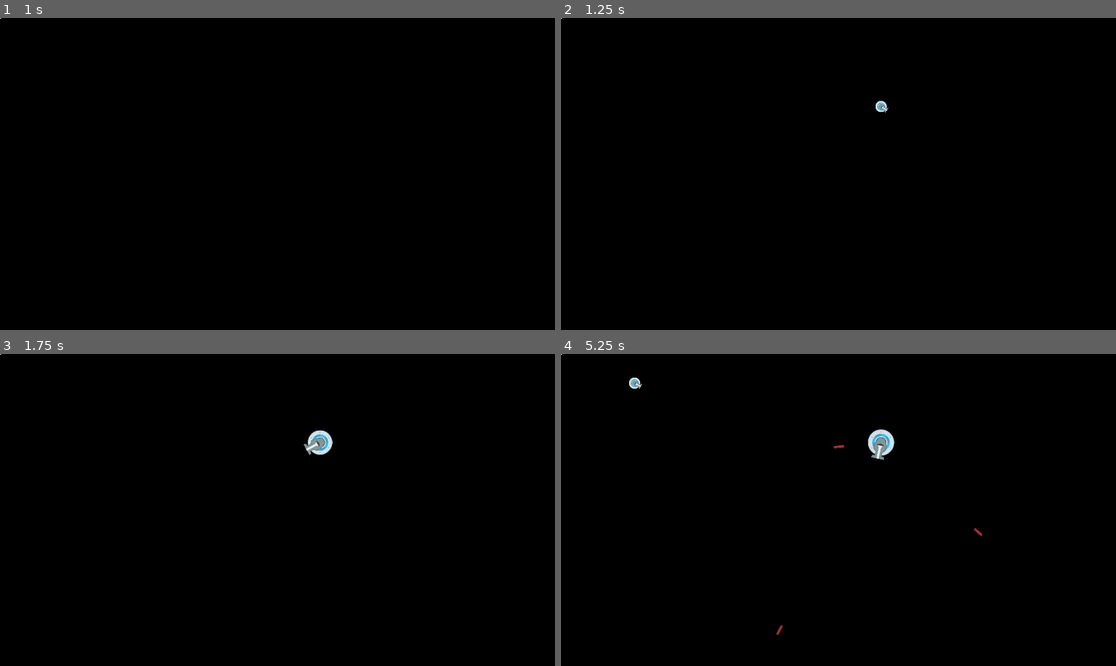
Above: before the commit, frames 1-4 (two rows, left to right).
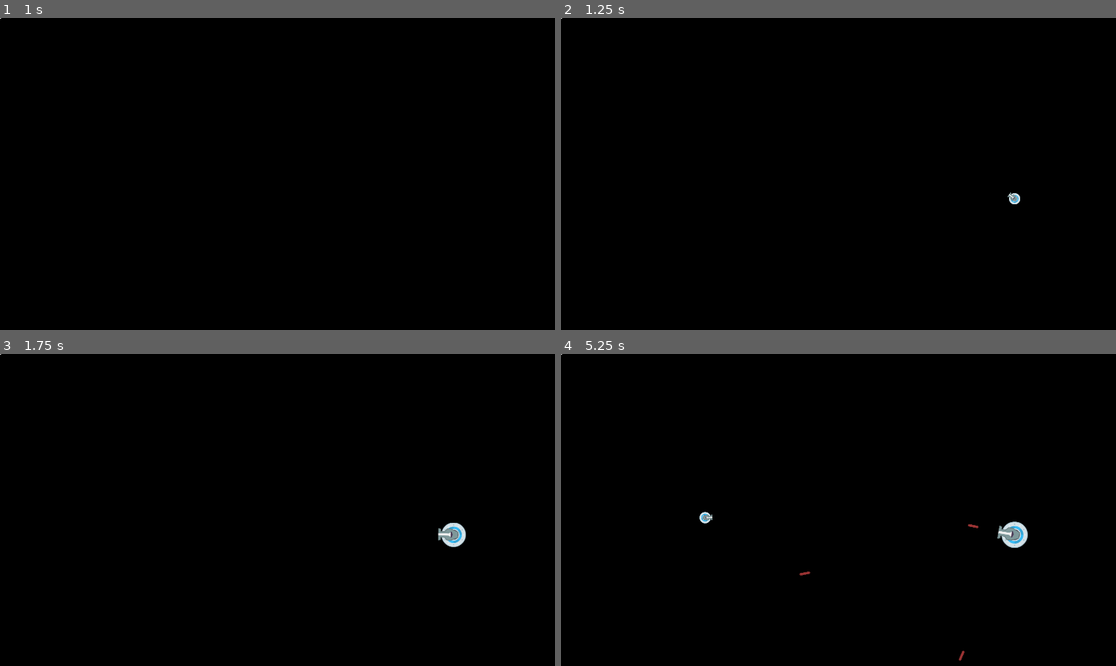
Above: after the commit, the same moments.

Repository: kagombos/LudumDare54
Game: Godot game, scene res://test_level.tscn
Same seed, same stepped clock (60 frames per second), same inputs: the game is played once before the commit and once after it.
Inputs (mouse positions are in pixels of both pictures, inside the frame that each line leads up to):
- Up to frame 1 (1 s): tap Enter at 0.5 s; move the mouse to (399, 158) at 0.52 s
- Up to frame 2 (1.25 s): no input
- Up to frame 3 (1.75 s): move the mouse to (166, 525) at 1.27 s
- Up to frame 4 (5.25 s): move the mouse to (894, 441) at 2.02 s; tap Space at 2.75 s; move the mouse to (810, 572) at 2.77 s; tap Enter at 3.5 s; move the mouse to (1005, 556) at 3.52 s; move the mouse to (672, 463) at 4.27 s; move the mouse to (866, 510) at 5.02 s

Frame 1 is identical in both runs. In frame 2, 0.1% of the frame differs, in the area x 56-83%, y 26-60%; in frame 3, 0.6%; in frame 4, 0.9%, in the area x 12-85%, y 7-99%.

Commit message:
Enemy Spawn Direction Fix

Diff:
--- a/Enemies/Scripts/Enemy Spawner.gd
+++ b/Enemies/Scripts/Enemy Spawner.gd
@@ -5,7 +5,7 @@
 @export var enemyLifetime = 20
 
 @export var minSpawnDist = 100
-@export var maxSpawnDist = 300
+@export var maxSpawnDist = 200
 
 var spawnCD = 0
 var screenSize
@@ -23,7 +23,7 @@
 		var enemy_instance = enemy_prefab.instantiate()
 		var enemyX = randf_range(minSpawnDist, maxSpawnDist)
 		var enemyY = randf_range(minSpawnDist, maxSpawnDist)
-		enemy_instance.position = get_global_mouse_position()+Vector2(enemyX*(-1 *randi_range(0, 1)), enemyY*(-1 *randi_range(0, 1)))
+		enemy_instance.position = get_global_mouse_position()+Vector2(enemyX*(-1 +2*randi_range(0, 1)), enemyY*(-1 +2*randi_range(0, 1)))
 		var timer = Timer.new()
 		enemy_instance.add_child(timer)
 		add_child(enemy_instance)
